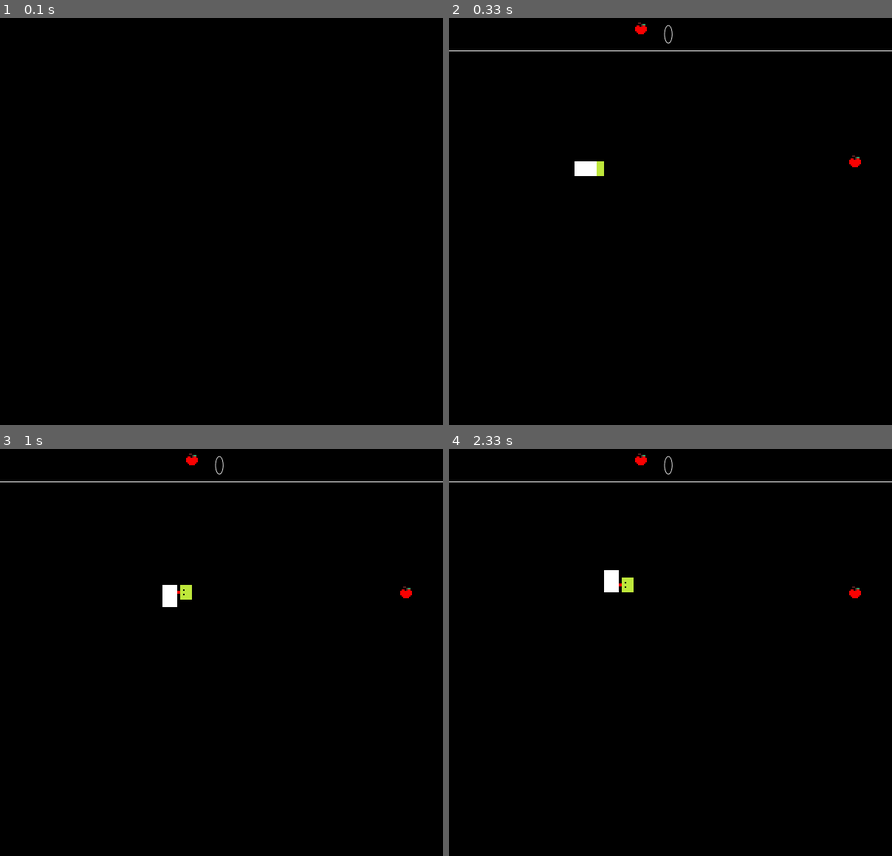
Above: before the commit, frames 1-4 (two rows, left to right).
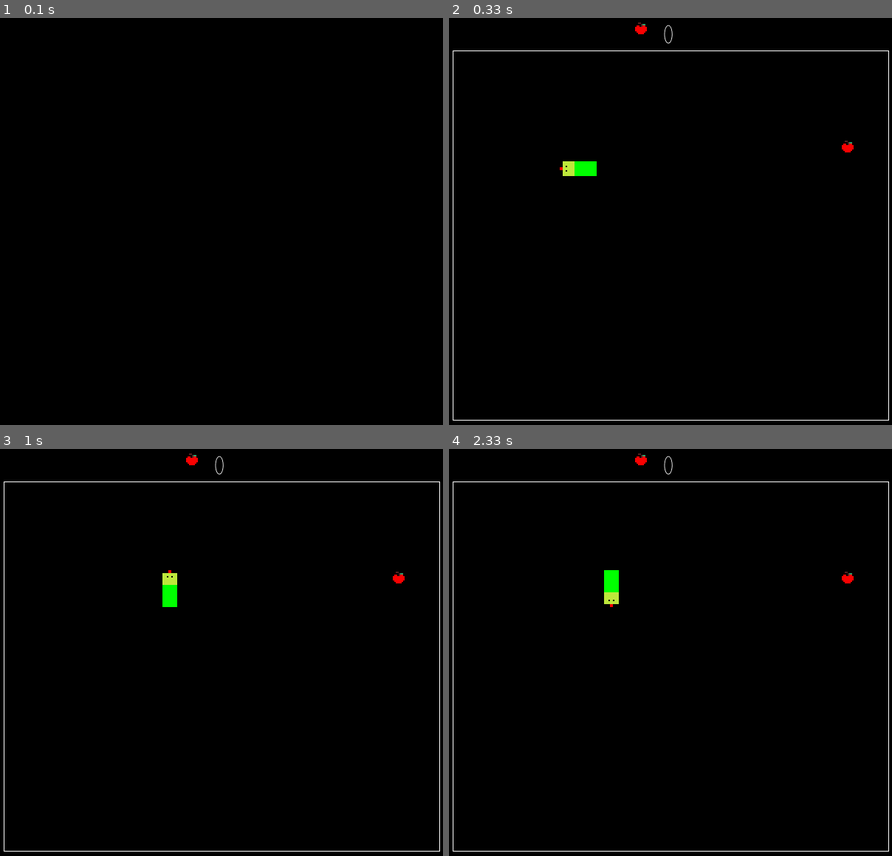
Above: after the commit, the same moments.

Repository: LUDUSLab/stem-games
Game: pygame game, started from gabi.breval/snake/snake.py
Same seed, same stepped clock (60 frames per second), same inputs: the game is played once before the commit and once after it.
Inputs:
- Up to frame 1 (0.1 s): no input
- Up to frame 2 (0.33 s): no input
- Up to frame 3 (1 s): hold Right 0.33-0.8 s; hold Up from 0.83 s (still down)
- Up to frame 4 (2.33 s): release Up at 1.13 s; hold Right 1.17-1.63 s; hold Left 1.67-2.2 s; hold Down from 2.23 s (still down)

Frame 1 is identical in both runs. In frame 2, 0.9% of the frame differs, in the area x 0-100%, y 7-99%; in frame 3, 1.0%; in frame 4, 1.0%.

Commit message:
Snake head motiments

Diff:
--- a/gabi.breval/snake/snake.py
+++ b/gabi.breval/snake/snake.py
@@ -11,26 +11,10 @@
 screen = pygame.display.set_mode((WIDTH, HEIGHT))  # width, height, we are matrices
 pygame.display.set_caption('Snake')
 
-# Colors
-light_grey = (200, 200, 200)
-bg_color = pygame.Color('grey12')
-COLOR_BLACK = (0, 0, 0)
-COLOR_WHITE = (255, 255, 255)
-GREEN = (0, 255, 0)
-RED = (255, 0, 0)
-
-# score text
-score_font = pygame.font.Font('C:/Users/55929/Documents/STEM/stem-games/gabi.breval/snake/assets/gabi.brevalFont.otf',
-                              35)
-score_text = score_font.render(' 0', True, COLOR_WHITE, COLOR_BLACK)
-score_text_rect = score_text.get_rect()
-score_text_rect.center = (WIDTH / 2, 30)
-score = 0
-
 
 def on_grid_random():
-    x = random.randint(0, 590)
-    y = random.randint(55, 590)
+    x = random.randint(25, 575)
+    y = random.randint(50, 530)
 
     return x // 10 * 10, y // 10 * 10
 
@@ -44,30 +28,62 @@
     return c1[0] == c2[0] and c1[1] == c2[1]
 
 
+# Colors ------------------------------------------------------------------------------------------------------- #
+light_grey = (200, 200, 200)
+bg_color = pygame.Color('grey12')
+COLOR_BLACK = (0, 0, 0)
+COLOR_WHITE = (255, 255, 255)
+GREEN = (0, 255, 0)
+RED = (255, 0, 0)
+
+# score text --------------------------------------------------------------------------------------------------- #
+score_font = pygame.font.Font('C:/Users/55929/Documents/STEM/stem-games/gabi.breval/snake/assets/gabi.brevalFont.otf',
+                              35)
+score_text = score_font.render(' 0', True, COLOR_WHITE, COLOR_BLACK)
+score_text_rect = score_text.get_rect()
+score_text_rect.center = (WIDTH / 2, 30)
+score = 0
+
+# Game over text ----------------------------------------------------------------------------------------------- #
+lose_font = pygame.font.Font('C:/Users/55929/Documents/STEM/stem-games/gabi.breval/snake/assets/gabi.brevalFont.otf',
+                             100)
+lose_text = lose_font.render('Game over!', True, COLOR_WHITE, COLOR_BLACK)
+lose_text_rect = score_text.get_rect()
+lose_text_rect.center = (600, 350)
+# -------------------------------------------------------------------------------------------------------------- #
+
 UP = 0
 RIGHT = 1
 DOWN = 2
 LEFT = 3
 
+# Snake ------------------------------------------------------------------------------------------------------- #
 '''
 Games and screens are represented by matrices
 Every sequence is a tuple
 '''
-
-# Snake
 snake_head = pygame.image.load('C:/Users/55929/Documents/STEM/stem-games/gabi.breval/snake/assets/'
                                'snake_head_gabi.breval.png')
 snake = [(200, 200), (220, 200), (240, 200)]  # every sequence is a tuple
-snake_head_pos = (snake[0][0]+20, snake[0][1])
+snake_head_pos = (snake[0][0] - 20, snake[0][1])
 snake_head = pygame.transform.scale(snake_head, [20, 20])
 snake_skin = pygame.Surface((grid_size, grid_size))
-snake_skin.fill((255, 255, 255))  # color
+snake_skin.fill((0, 255, 0))  # color
 
+# Sound ------------------------------------------------------------------------------------------------------ #
+munch_sound_effect = pygame.mixer.Sound('C:/Users/55929/Documents/STEM/stem-games/gabi.breval/snake'
+                                        '/assets/gabi.breal.munch-sound.mp3')
+game_over_effect = pygame.mixer.Sound(
+    'C:/Users/55929/Documents/STEM/stem-games/gabi.breval/snake/assets/batida_gabi.breval.mp3')
 
-# Rotation  --------------------------------------------- #
-snake_head = pygame.transform.rotate(snake_head, 90)
+# Rotation  -------------------------------------------------------------------------------------------------- #
+snake_copy = snake_head.copy()
+snake_head_down = pygame.transform.rotate(snake_copy, 180)
+snake_head_left = pygame.transform.rotate(snake_copy, 90)
+snake_head_right = pygame.transform.rotate(snake_copy, 270)
+snake_head_up = pygame.transform.rotate(snake_copy, 0)
 
-# Apple
+# Apple ------------------------------------------------------------------------------------------------------ #
 apple_1_score = pygame.image.load('C:/Users/55929/Documents/STEM/stem-games/gabi.breval/snake/assets/'
                                   'gabi.breval.maca.png')
 apple_1_score = pygame.transform.scale(apple_1_score, [20, 20])
@@ -76,11 +92,9 @@
                                'gabi.breval.maca.png')
 apple_food = pygame.transform.scale(apple_food, [20, 20])
 apple_food_pos = on_grid_random()
-'''
-apple = pygame.Surface((grid_size, grid_size))
-apple.fill((255, 0, 0))  # color
 
-'''
+# ------------------------------------------------------------------------------------------------------------ #
+
 my_direction = LEFT
 clock = pygame.time.Clock()  # limit the fps
 
@@ -88,16 +102,22 @@
 
     clock.tick(10)
 
+    snake_head_pos = (snake[0])
+
     for event in pygame.event.get():  # identifies what was clicked
         if event.type == QUIT:
             pygame.quit()
         if event.type == KEYDOWN:
+
             if event.key == K_UP:
                 my_direction = UP
+
             if event.key == K_DOWN:
                 my_direction = DOWN
+
             if event.key == K_LEFT:
                 my_direction = LEFT
+
             if event.key == K_RIGHT:
                 my_direction = RIGHT
 
@@ -115,39 +135,49 @@
 
     if collision(snake[0], apple_food_pos):  # two tuples (first matrices´s line and apple food tuple)
         apple_food_pos = on_grid_random()  # when there´s a collision the apple changes its position
+        munch_sound_effect.play()  # sound
         score += 1
         snake.append((0, 0))  # the snake grows, that´s why we add another tuple on it
 
-    if snake[0][0] > 580 or snake[0][1] < 50 or snake[0][1] > 580 or snake[0][0] < 0:  # exceptions
+    if snake[0][0] > 575 or snake[0][1] < 50 or snake[0][1] > 530 or snake[0][0] < 5:  # exceptions
+        game_over_effect.play()
         showinfo(title="Game Over", message="GAME OVER!!!")
         exit()
 
     for i in range(len(snake) - 1, 0, -1):  # shakes the rest of snakes´s body
         snake[i] = (snake[i - 1][0], snake[i - 1][1])
 
-    # update score hud
-    snake_head_pos = (snake[0][0]+20, snake[0][1])
+    # Update score hud --------------------------------------------------------------------------------- #
+
+    snake_head_pos = (snake[0][0] - 20, snake[0][1])
     score_text = score_font.render(str(score), True, COLOR_WHITE, COLOR_BLACK)
     screen.fill((0, 0, 0))  # cleaning the screen
+
+    # Sprites ------------------------------------------------------------------------------------------ #
+
+    if my_direction == UP:
+        snake_head_pos = (snake[0][0], snake[0][1] - 20)
+        screen.blit(snake_head_up, snake_head_pos)
+    if my_direction == DOWN:
+        snake_head_pos = (snake[0][0], snake[0][1] + 20)
+        screen.blit(snake_head_down, snake_head_pos)
+    if my_direction == LEFT:
+        snake_head_pos = (snake[0][0] - 20, snake[0][1])
+        screen.blit(snake_head_left, snake_head_pos)
+    if my_direction == RIGHT:
+        snake_head_pos = (snake[0][0] + 20, snake[0][1])
+        screen.blit(snake_head_right, snake_head_pos)
+
     screen.blit(apple_food, apple_food_pos)
     screen.blit(score_text, score_text_rect)
-    screen.blit(snake_head, snake_head_pos)
     screen.blit(apple_1_score, ((WIDTH / 2) - 50, apple_1_score_y))
-    pygame.draw.line(screen, COLOR_WHITE, [0, 50], [600, 50], 1)
 
-    '''
-    Sintaxe :
+    # Lines ---------------------------------------------------------------------------------------------- #
+    pygame.draw.line(screen, COLOR_WHITE, [5, 50], [595, 50], 1)
+    pygame.draw.line(screen, COLOR_WHITE, [5, 50], [5, 550], 1)
+    pygame.draw.line(screen, COLOR_WHITE, [595, 50], [595, 550], 1)
+    pygame.draw.line(screen, COLOR_WHITE, [5, 550], [595, 550], 1)
 
-    aaline(surface, color, start_pos, end_pos, blend=1)
-    pygame.draw.line(screen, COLOR_WHITE, [0, 55], [600, 55], 1) ->
-    É uma reta, logo ela precisa de dois pontos para existir e esses foram os pontos colocados
-
-    ...
-    E diferentemente do plano cartesino normal o pygame muda as orientacoes do plano entao o [0,0] é no canto
-    esquerdo da tela
-    ...
-
-    '''
     for pos in snake:
         screen.blit(snake_skin, pos)
 
Binary file removed: gabi.breval/snake/assets/arrow.png
Not shown, added: gabi.breval/snake/assets/Blood_Hit.wav
Not shown, added: gabi.breval/snake/assets/Power down 01.mp3
Not shown, added: gabi.breval/snake/assets/batida_gabi.breval.mp3
